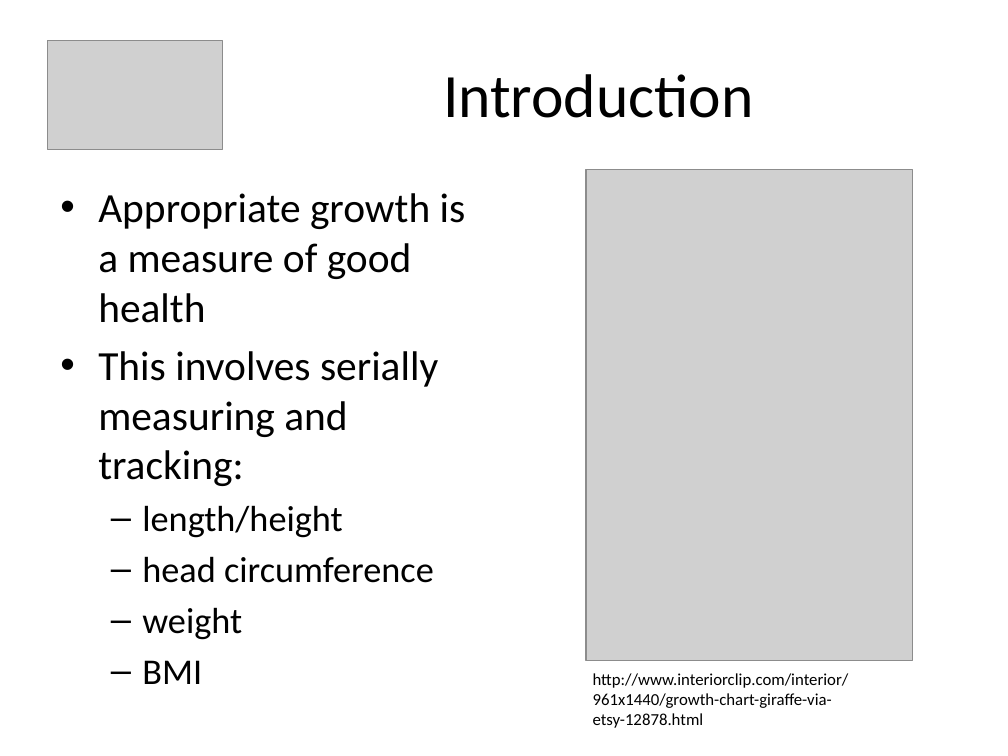
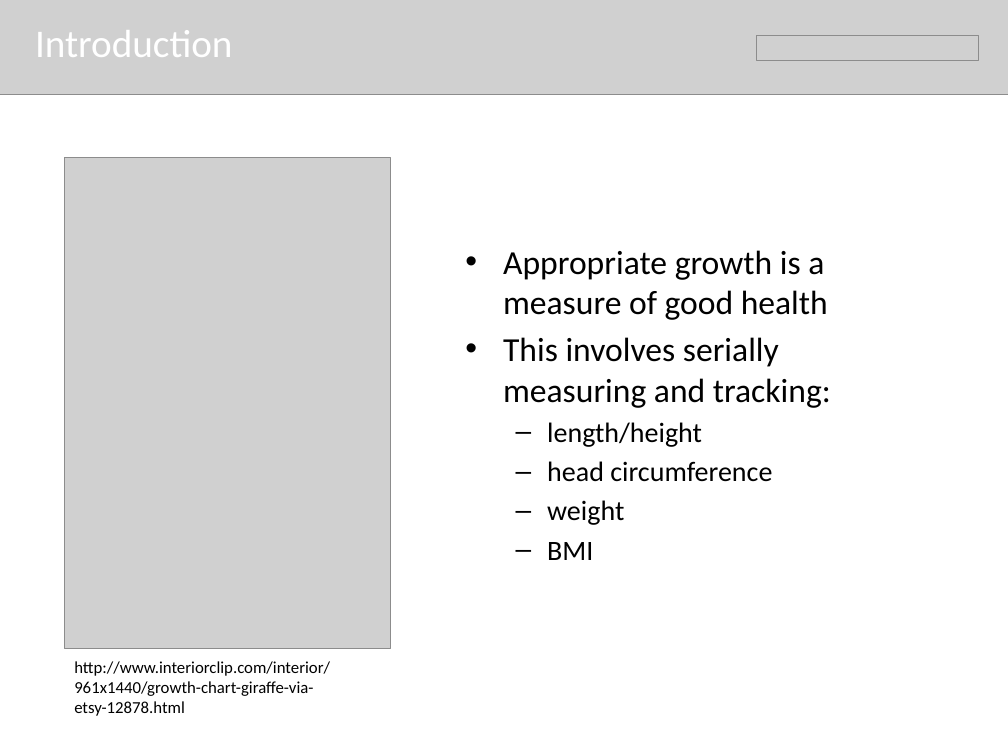
Before and after one commit to amanji/growthplot, a slide deck: slide 3 of PowerPoint Presentation/GrowthPlot_Presentation.pptx. Drawn at 1008x756 pixels with LibreOffice and Linux fonts; fonts in the diff are those of the drawing; grey boxes stand for pictures. Boxes give left, top, right and bottom in pixels: in the first picture for what was removed or moved away, otherwise in the second. Text is boxed around its words. In the diff, an @@ line names an element or a change of style, - is before the commit and + after.

```diff
--- a/PowerPoint Presentation/GrowthPlot_Presentation.pptx
+++ b/PowerPoint Presentation/GrowthPlot_Presentation.pptx
@@ picture added at [0, 0, 1008, 95] @@
@@ text "Introduction": place and size @@
-text "Introduction" at [443, 74, 754, 118]
+text "Introduction" at [35, 30, 232, 57]
@@ text "Introduction" at [35, 30, 232, 57]: size 44 to 28 pt, text colour #000000 to #FFFFFF; alignment centre to left @@
@@ picture removed at [47, 40, 222, 149] @@
@@ picture added at [757, 35, 979, 59] @@
@@ picture: place and size @@
-picture at [586, 169, 912, 660]
+picture at [65, 158, 391, 649]
@@ text "Appropriate growth is a measure ...": place and size @@
-text "Appropriate growth is a measure ..." at [98, 193, 466, 684]
+text "Appropriate growth is a measure ..." at [503, 250, 831, 560]
@@ text "Appropriate growth is a measure ..." at [503, 250, 831, 560]: size 29.6 to 24 pt in "Appropriate growth is a measure of good ...", "This involves serially measuring and tracking:"; size 25.9 to 20 pt in "length/height", "head circumference", "weight", "BMI"; less space between paragraphs @@
@@ text "http://www.interiorclip.com/interior/961x1440/growth-chart-g ...": place and size @@
-text "http://www.interiorclip.com/interior/961x1440/growth-chart-g ..." at [593, 673, 849, 728]
+text "http://www.interiorclip.com/interior/961x1440/growth-chart-g ..." at [74, 661, 330, 716]
```
Also in this commit, not shown: 11 other slides changed, 1 slide added, 1 slide removed, 1 other file.
